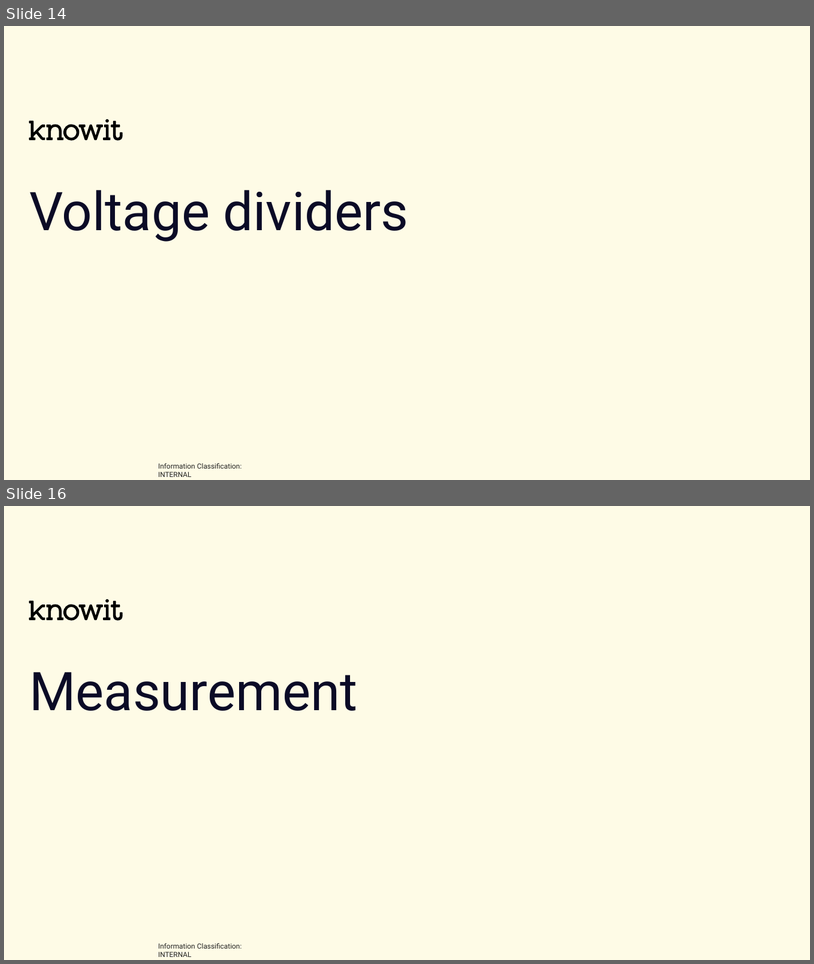
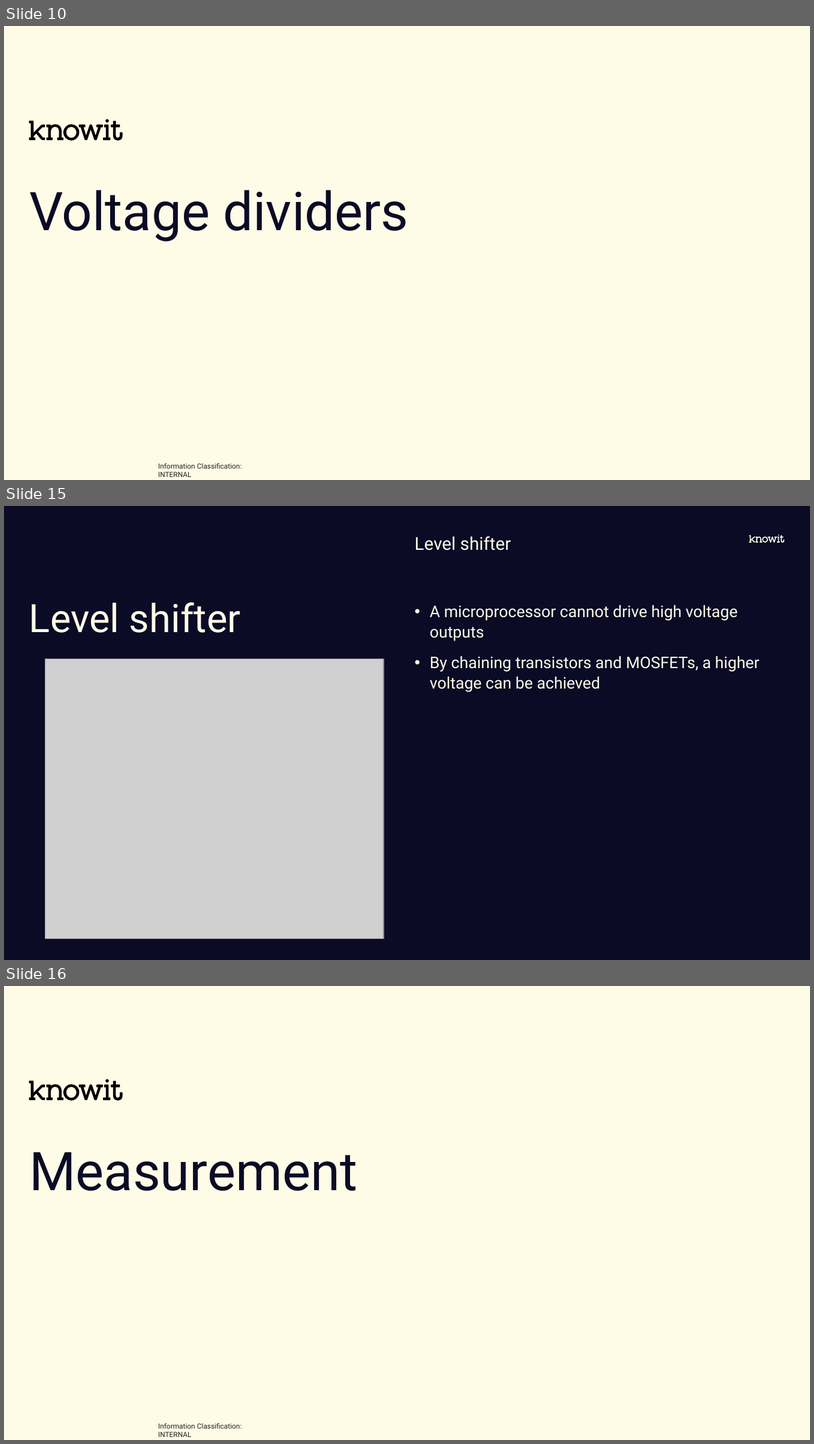
Before and after one commit to joelstr/knowit-embedded-academy, a slide deck: Electronics_and_HW_interfaces/Embedded academy - Electronics and HW interfaces.pptx. Shown one above the other, each under a label of ours: slides 14 and 16 before the commit, slides 10, 15 and 16 after it; the slides between them are not shown. The pictures are 814x964 and 814x1444 pixels, drawn with LibreOffice and Linux fonts; fonts in the diff are those of the drawing; grey boxes stand for pictures; background and template pictures are left out. Boxes give left, top, right and bottom in pixels: in the first picture for what was removed or moved away, otherwise in the second. Text is boxed around its words. In the diff, an @@ line names an element or a change of style, - is before the commit and + after.

```diff
--- a/Electronics_and_HW_interfaces/Embedded academy - Electronics and HW interfaces.pptx
+++ b/Electronics_and_HW_interfaces/Embedded academy - Electronics and HW interfaces.pptx
@@ slide 15 added at <box>4,506,810,960</box>, background #0B0B26 @@
@@ text added at <box>415,536,512,550</box>, 20 pt, text #FEFBE6 @@
+Level shifter
@@ freeform shape added at <box>750,535,785,543</box>, fill #FEFBE6 @@
@@ title added at <box>29,602,241,633</box>, 44 pt, text #FEFBE6 @@
+Level shifter
@@ text added at <box>430,605,760,692</box>, 18 pt, text #FEFBE6 @@
+• A microprocessor cannot drive high voltage outputs
+• By chaining transistors and MOSFETs, a higher voltage can be achieved
@@ picture added at <box>45,659,384,939</box> @@
@@ what was slide 14 is now slide 10 @@
```
Also in this commit, not shown: 6 slides changed, 19 other slides added, 1 other file.
